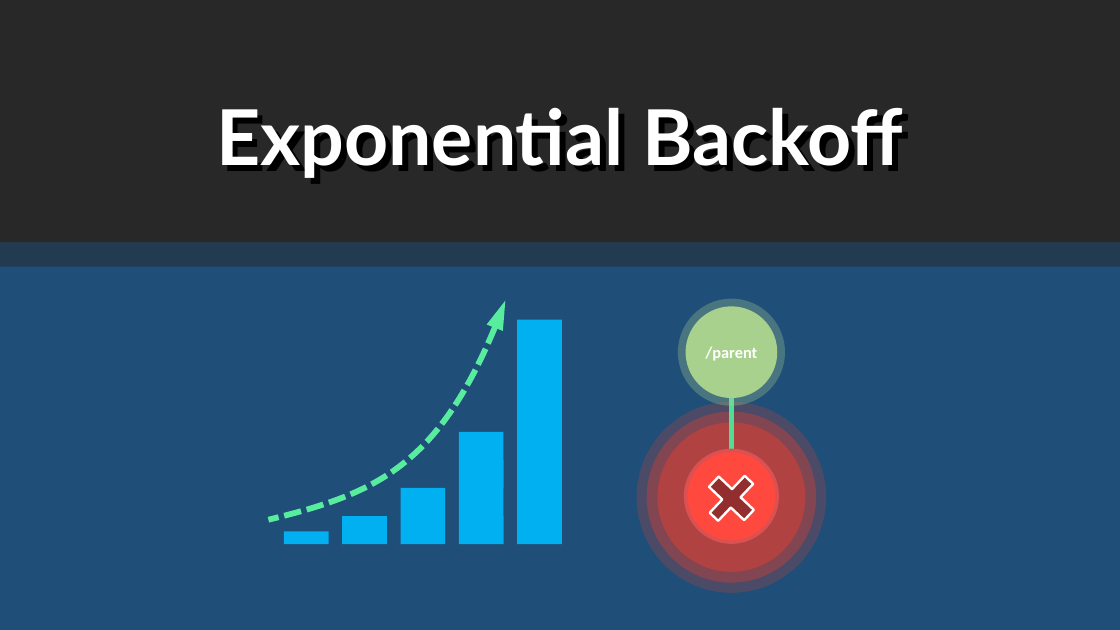
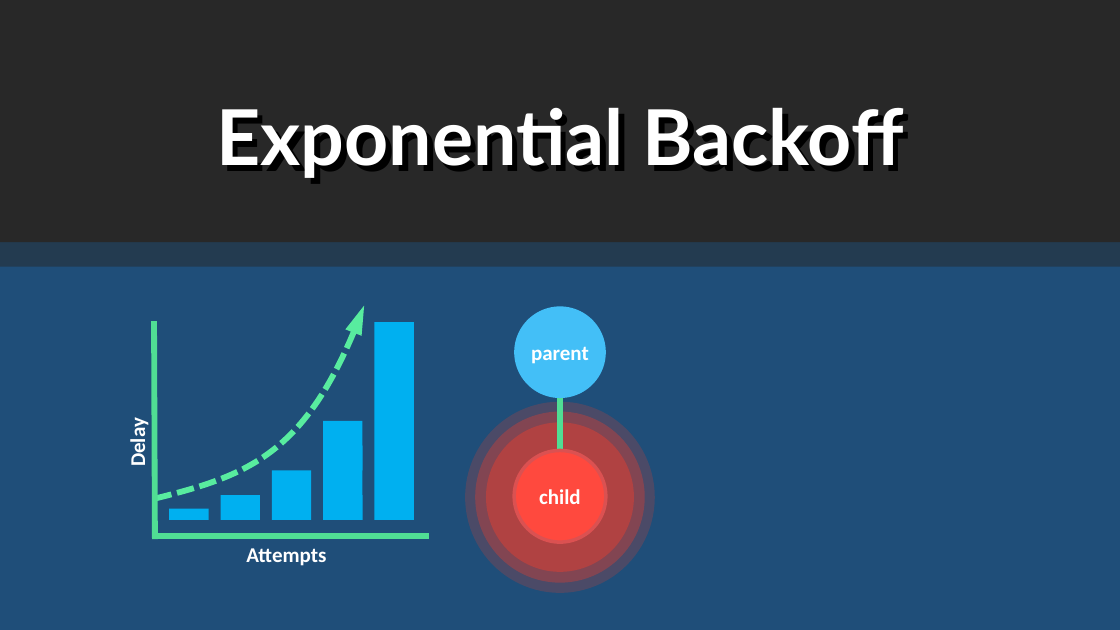
Before and after one commit to rogeralsing/Presentations, a slide deck: slide 17 of FailingGracefully/QConSP/protoactor.pptx (slide 16 before the commit). Drawn at 1120x630 pixels with LibreOffice and Linux fonts; fonts in the diff are those of the drawing. Boxes give left, top, right and bottom in pixels: in the first picture for what was removed or moved away, otherwise in the second. Text is boxed around its words. In the diff, an @@ line names an element or a change of style, - is before the commit and + after.

```diff
--- a/FailingGracefully/QConSP/protoactor.pptx
+++ b/FailingGracefully/QConSP/protoactor.pptx
@@ freeform shape resized from (x1=269, y1=301, x2=506, y2=520) to (x1=155, y1=306, x2=364, y2=499) @@
@@ freeform shape resized from (x1=518, y1=319, x2=562, y2=544) to (x1=375, y1=323, x2=414, y2=520) @@
@@ ellipse "parent" at (x1=514, y1=307, x2=606, y2=398): fill #A9D18E to #43BFF7; outline #A9D18E 13.25 pt to none @@
@@ text in ellipse at (x1=531, y1=346, x2=589, y2=364): text changed; size 14 to 18 pt @@
-/parent
+parent
@@ group added at (x1=120, y1=324, x2=426, y2=572): 2 lines, 2 rounded rectangles @@
+Attempts
+Delay
@@ freeform shape resized from (x1=459, y1=432, x2=503, y2=544) to (x1=323, y1=421, x2=363, y2=520) @@
@@ freeform shape resized from (x1=401, y1=488, x2=445, y2=544) to (x1=272, y1=471, x2=312, y2=520) @@
@@ 4 ellipses, 1 line moved together from (x1=658, y1=307, x2=806, y2=572) to (x1=486, y1=307, x2=634, y2=572) @@
@@ plus removed at (x1=696, y1=463, x2=767, y2=534) @@
@@ rectangle resized from (x1=284, y1=531, x2=329, y2=544) to (x1=169, y1=508, x2=208, y2=519) @@
@@ rectangle resized from (x1=342, y1=516, x2=386, y2=544) to (x1=221, y1=495, x2=260, y2=519) @@
@@ text in ellipse at (x1=539, y1=489, x2=581, y2=504): text added @@
+child
```
Also in this commit, not shown: 5 other slides changed, 4 slides added, 1 slide removed.
